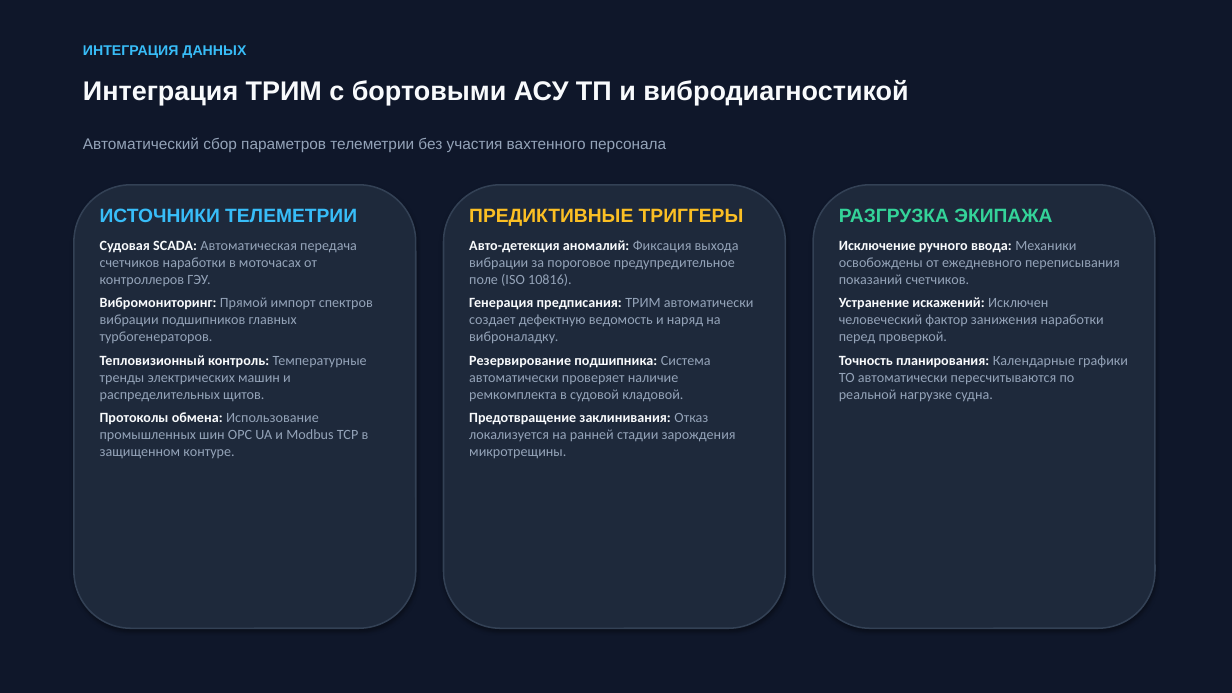
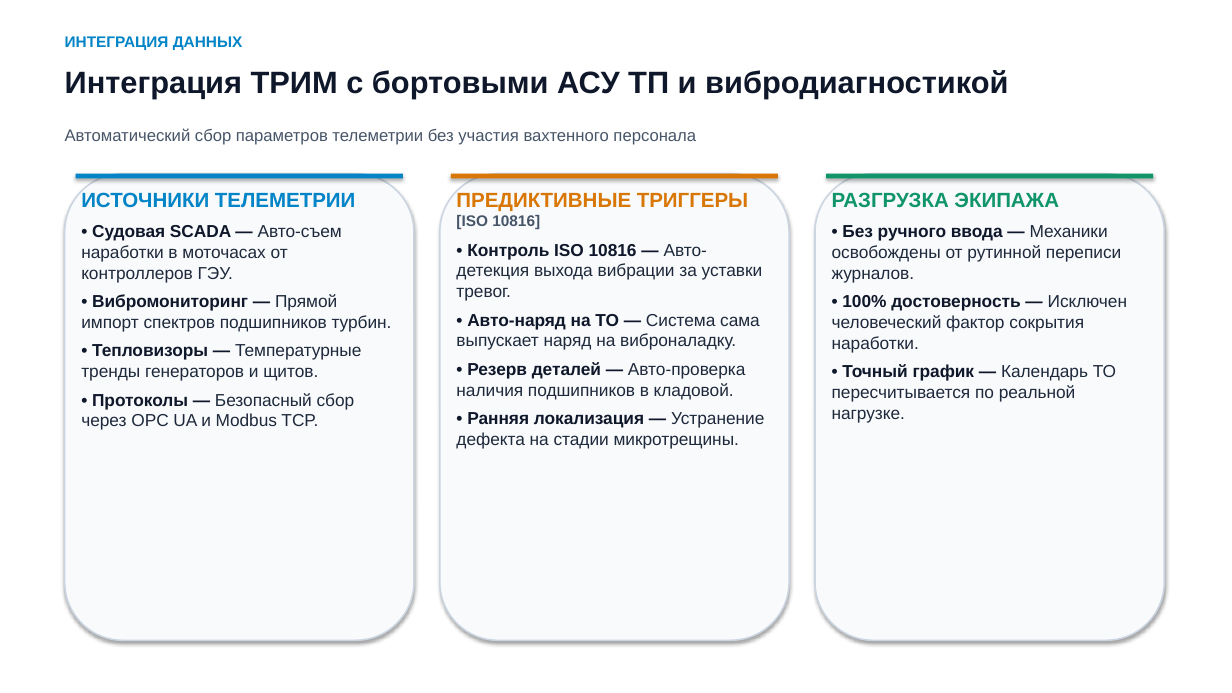
Before and after one commit to kargtx/stage5, a slide deck: slide 7 of ЭАССН/Доклад_EAM_ТРИМ_в_АССН/EAM_ТРИМ_в_АССН_Презентация.pptx. Drawn at 1232x693 pixels with LibreOffice and Linux fonts; fonts in the diff are those of the drawing. Boxes give left, top, right and bottom in pixels: in the first picture for what was removed or moved away, otherwise in the second. Text is boxed around its words. In the diff, an @@ line names an element or a change of style, - is before the commit and + after.

Commit message:
style(ЭАССН): увеличение шрифтов презентации ТРИМ под проектор, светлая тема и краткий доклад

```diff
--- a/ЭАССН/Доклад_EAM_ТРИМ_в_АССН/EAM_ТРИМ_в_АССН_Презентация.pptx
+++ b/ЭАССН/Доклад_EAM_ТРИМ_в_АССН/EAM_ТРИМ_в_АССН_Презентация.pptx
@@ background #0F172A to #FFFFFF @@
@@ text "ИНТЕГРАЦИЯ ДАННЫХ": place and size @@
-text "ИНТЕГРАЦИЯ ДАННЫХ" at (83, 45, 246, 58)
+text "ИНТЕГРАЦИЯ ДАННЫХ" at (65, 36, 243, 50)
@@ text "ИНТЕГРАЦИЯ ДАННЫХ" at (65, 36, 243, 50): size 11 to 12 pt, text colour #38BDF8 to #0284C7 @@
@@ text "Интеграция ТРИМ с бортовыми АСУ ...": place and size @@
-text "Интеграция ТРИМ с бортовыми АСУ ..." at (83, 80, 908, 105)
+text "Интеграция ТРИМ с бортовыми АСУ ..." at (65, 70, 1008, 99)
@@ text "Интеграция ТРИМ с бортовыми АСУ ..." at (65, 70, 1008, 99): size 21 to 24 pt, text colour #F8FAFC to #0F172A @@
@@ text "Автоматический сбор параметров телеметрии без ...": place and size @@
-text "Автоматический сбор параметров телеметрии без ..." at (83, 137, 666, 152)
+text "Автоматический сбор параметров телеметрии без ..." at (65, 128, 696, 145)
@@ text "Автоматический сбор параметров телеметрии без ..." at (65, 128, 696, 145): size 12 to 13 pt, text colour #94A3B8 to #475569 @@
@@ rounded rectangle: place and size @@
-rounded rectangle at (74, 185, 416, 628)
+rounded rectangle at (65, 174, 414, 640)
@@ rectangle added at (76, 174, 403, 178), fill #0284C7 @@
@@ rounded rectangle: place and size @@
-rounded rectangle at (444, 185, 786, 628)
+rounded rectangle at (440, 174, 789, 640)
@@ rectangle added at (451, 174, 778, 178), fill #D97706 @@
@@ fill #1E293B to #F8FAFC; outline #334155 1.2 pt to #CBD5E1 1.2 pt in 3 elements at (65, 174, 414, 640), (440, 174, 789, 640), (815, 174, 1165, 640) @@
@@ rounded rectangle: place and size @@
-rounded rectangle at (813, 185, 1155, 628)
+rounded rectangle at (815, 174, 1165, 640)
@@ rectangle added at (826, 174, 1153, 178), fill #10956A @@
@@ text at (81, 191, 355, 208): size 15 to 16 pt, text colour #38BDF8 to #0284C7 in "ИСТОЧНИКИ ТЕЛЕМЕТРИИ"; less space between paragraphs @@
@@ text "ИСТОЧНИКИ ТЕЛЕМЕТРИИ": place and size @@
-text "ИСТОЧНИКИ ТЕЛЕМЕТРИИ" at (100, 208, 373, 458)
+text "ИСТОЧНИКИ ТЕЛЕМЕТРИИ" at (81, 191, 392, 430)
@@ text at (456, 191, 764, 449): text changed; size 11 to 13.5 pt; font Calibri to Arial; text colour #94A3B8 to #1E293B @@
-ПРЕДИКТИВНЫЕ ТРИГГЕРЫ
-Авто-детекция аномалий: Фиксация выхода вибрации за пороговое предупредительное поле (ISO 10816).
-Генерация предписания: ТРИМ автоматически создает дефектную ведомость и наряд на виброналадку.
-Резервирование подшипника: Система автоматически проверяет наличие ремкомплекта в судовой кладовой.
-Предотвращение заклинивания: Отказ локализуется на ранней стадии зарождения микротрещины.
+ПРЕДИКТИВНЫЕ ТРИГГЕРЫ [ISO 10816]
+• Контроль ISO 10816 — Авто-детекция выхода вибрации за уставки тревог.
+• Авто-наряд на ТО — Система сама выпускает наряд на виброналадку.
+• Резерв деталей — Авто-проверка наличия подшипников в кладовой.
+• Ранняя локализация — Устранение дефекта на стадии микротрещины.
@@ text at (832, 192, 1059, 208): size 15 to 16 pt, text colour #34D399 to #10956A in "РАЗГРУЗКА ЭКИПАЖА"; less space between paragraphs @@
@@ text "РАЗГРУЗКА ЭКИПАЖА": place and size @@
-text "РАЗГРУЗКА ЭКИПАЖА" at (839, 208, 1128, 401)
+text "РАЗГРУЗКА ЭКИПАЖА" at (832, 192, 1127, 422)
@@ text at (81, 225, 392, 430): text changed; size 11 to 13.5 pt; font Calibri to Arial; text colour #94A3B8 to #1E293B @@
-Судовая SCADA: Автоматическая передача счетчиков наработки в моточасах от контроллеров ГЭУ.
-Вибромониторинг: Прямой импорт спектров вибрации подшипников главных турбогенераторов.
-Тепловизионный контроль: Температурные тренды электрических машин и распределительных щитов.
-Протоколы обмена: Использование промышленных шин OPC UA и Modbus TCP в защищенном контуре.
+• Судовая SCADA — Авто-съем наработки в моточасах от контроллеров ГЭУ.
+• Вибромониторинг — Прямой импорт спектров подшипников турбин.
+• Тепловизоры — Температурные тренды генераторов и щитов.
+• Протоколы — Безопасный сбор через OPC UA и Modbus TCP.
@@ text at (832, 225, 1127, 422): text changed; size 11 to 13.5 pt; font Calibri to Arial; text colour #94A3B8 to #1E293B @@
-Исключение ручного ввода: Механики освобождены от ежедневного переписывания показаний счетчиков.
-Устранение искажений: Исключен человеческий фактор занижения наработки перед проверкой.
-Точность планирования: Календарные графики ТО автоматически пересчитываются по реальной нагрузке судна.
+• Без ручного ввода — Механики освобождены от рутинной переписи журналов.
+• 100% достоверность — Исключен человеческий фактор сокрытия наработки.
+• Точный график — Календарь ТО пересчитывается по реальной нагрузке.
```
Also in this commit, not shown: 9 other slides changed, 2 slides added, 2 slides removed, 5 other files.
